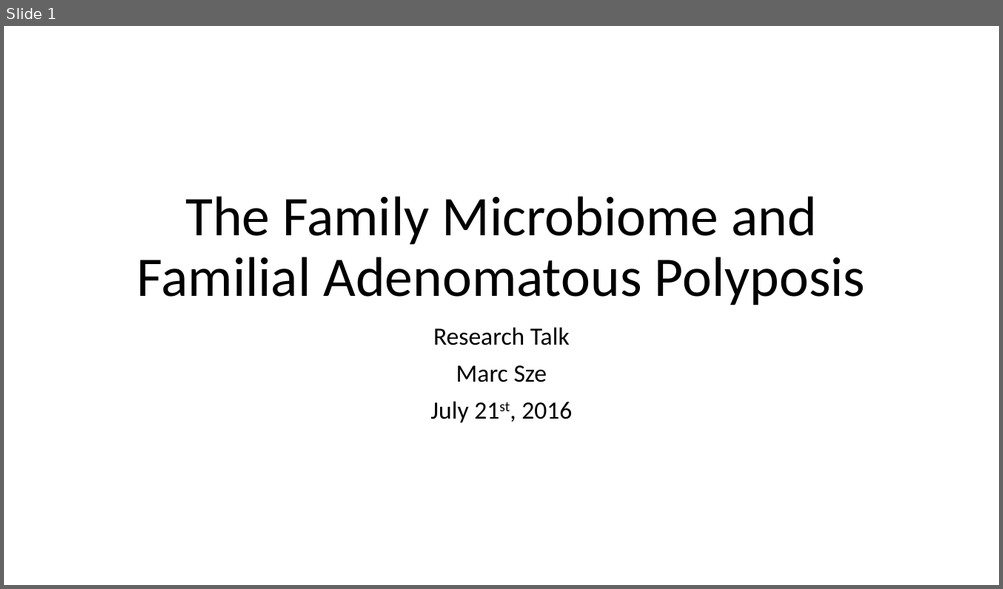
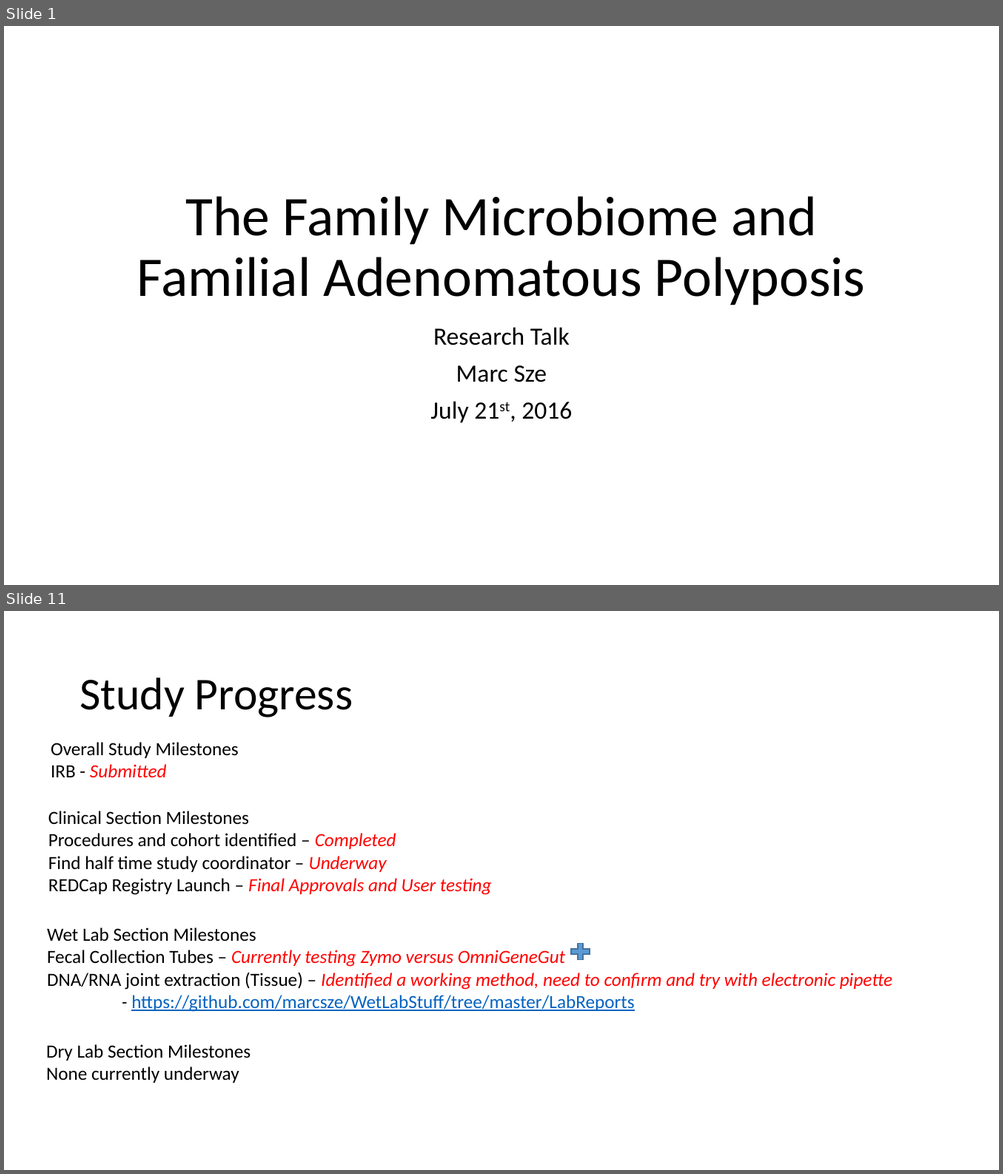
Before and after one commit to marcsze/SchlossLabPresentations, a slide deck: 2016_07_21/ResearchTalkPresentation.pptx. Shown one above the other, each under a label of ours: slide 1 before the commit, slides 1 and 11 after it; the slides between them are not shown. The pictures are 1003x589 and 1003x1174 pixels, drawn with LibreOffice and Linux fonts; fonts in the diff are those of the drawing. Boxes give left, top, right and bottom in pixels: in the first picture for what was removed or moved away, otherwise in the second. Text is boxed around its words. In the diff, an @@ line names an element or a change of style, - is before the commit and + after.

```diff
--- a/2016_07_21/ResearchTalkPresentation.pptx
+++ b/2016_07_21/ResearchTalkPresentation.pptx
@@ slide 11 added at box(4, 611, 999, 1170), background #FFFFFF @@
@@ title added at box(79, 678, 353, 718), 44 pt, text #000000 @@
+Study Progress
@@ text added at box(51, 742, 239, 777), 18 pt, text #000000 @@
+Overall Study Milestones
+IRB - Submitted
@@ text added at box(48, 811, 492, 895), 18 pt, text #000000 @@
+Clinical Section Milestones
+Procedures and cohort identified – Completed
+Find half time study coordinator – Underway
+REDCap Registry Launch – Final Approvals and User testing
@@ text added at box(47, 928, 892, 1012), 18 pt, text #FF0000 @@
+Wet Lab Section Milestones
+Fecal Collection Tubes – Currently testing Zymo versus OmniGeneGut
+DNA/RNA joint extraction (Tissue) – Identified a working method, need to confirm and try with electronic pipette
+- https://github.com/marcsze/WetLabStuff/tree/master/LabReports
@@ plus sign added at box(567, 941, 593, 963), fill #5B9BD5, outline #43739E 1 pt @@
@@ text added at box(46, 1045, 250, 1083), 18 pt, text #000000 @@
+Dry Lab Section Milestones
+None currently underway
```
Also in this commit, not shown: 1 slide changed, 12 other slides added, 1 other file.
